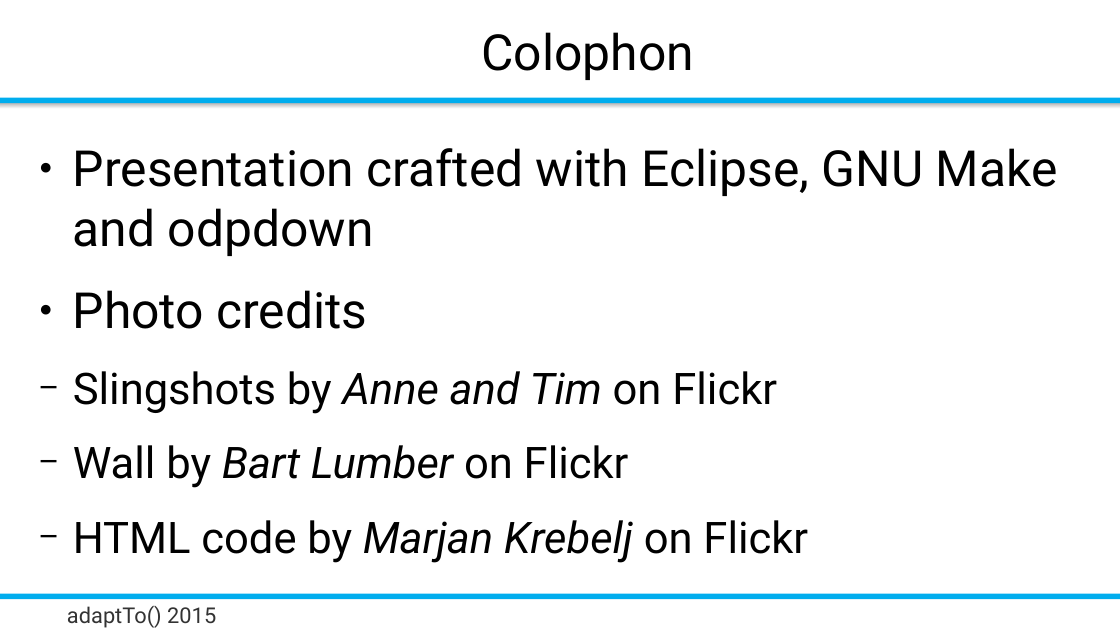
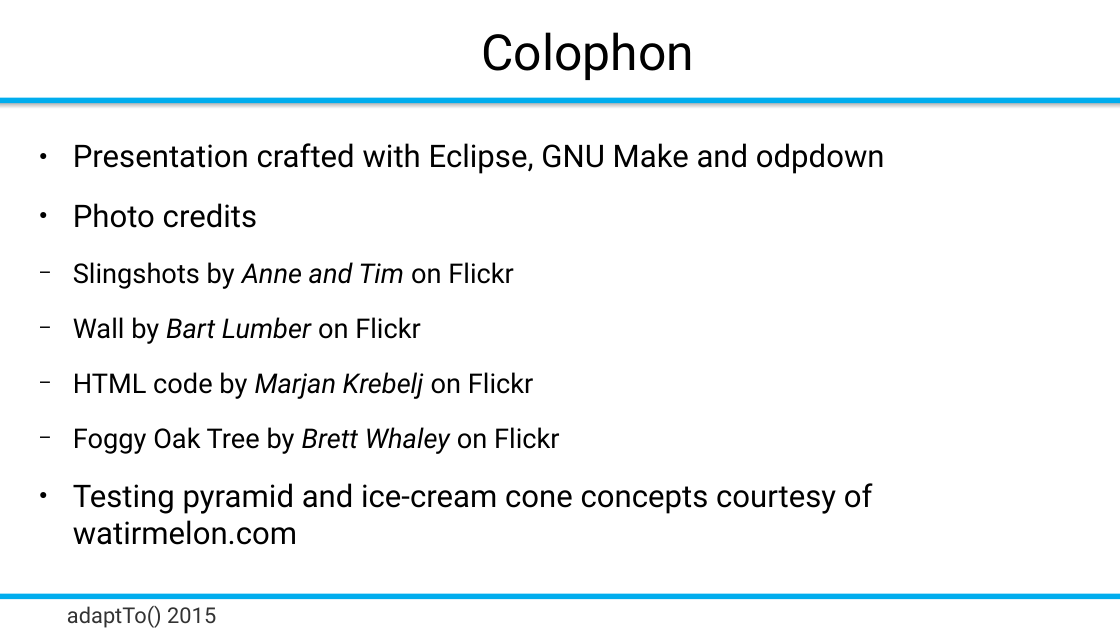
Before and after one commit to rombert/talks, a slide deck: slide 41 of adaptTo2015/How_Do_I_Test_My_Sling_Application-Robert_Munteanu.odp (slide 40 before the commit). Drawn at 1120x630 pixels with LibreOffice and Linux fonts; fonts in the diff are those of the drawing; background and template pictures are left out. Boxes give left, top, right and bottom in pixels: in the first picture for what was removed or moved away, otherwise in the second. Text is boxed around its words. In the diff, an @@ line names an element or a change of style, - is before the commit and + after.

```diff
--- a/adaptTo2015/How_Do_I_Test_My_Sling_Application-Robert_Munteanu.odp
+++ b/adaptTo2015/How_Do_I_Test_My_Sling_Application-Robert_Munteanu.odp
@@ text at (73,143,885,399): size 32 to 20 pt in "Presentation crafted with Eclipse, GNU Make and ...", "Photo credits"; size 28 to 17.5 pt in "Slingshots by Anne and Tim on Flickr", "Wall by Bart Lumber on Flickr", "HTML code by Marjan Krebelj on Flickr" @@
@@ text at (73,427,873,545): paragraphs added @@
+  − Foggy Oak Tree by Brett Whaley on Flickr
+● Testing pyramid and ice-cream cone concepts courtesy of watirmelon.com
```
Also in this commit, not shown: 3 other slides changed, 1 slide added.
